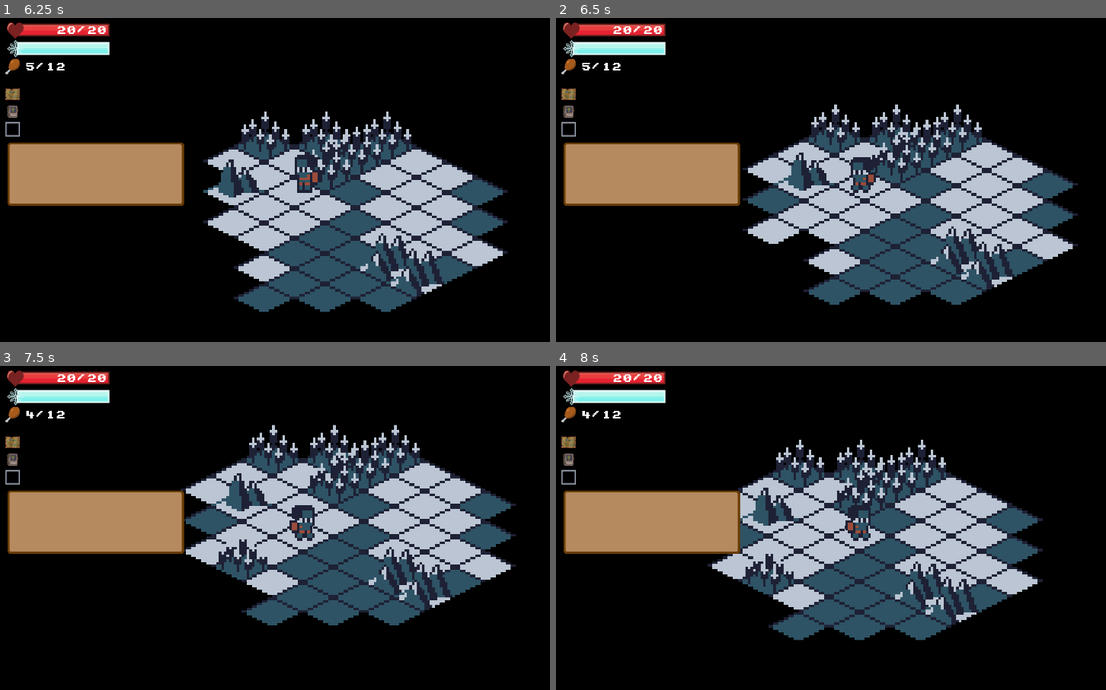
Above: before the commit, frames 1-4 (two rows, left to right).
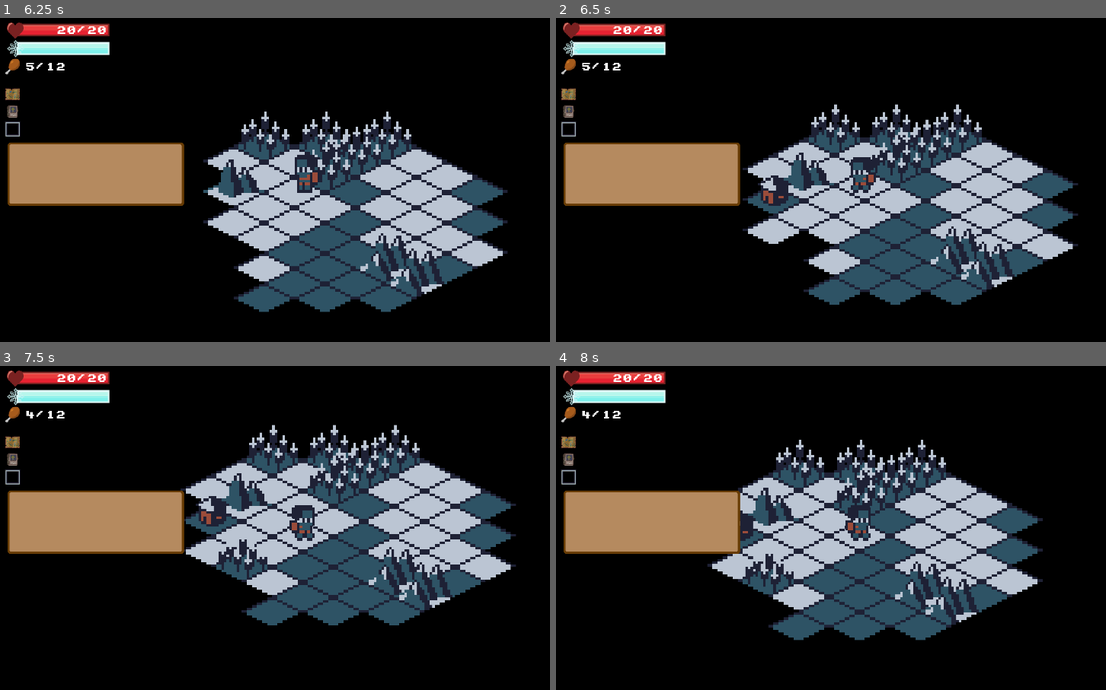
Above: after the commit, the same moments.

Repository: ZeeHatcher/project-forgotten
Game: Godot game, scene res://scenes/main/main.tscn
Two runs of this game, one before a commit and one after it. Both use one fixed random seed, a clock stepped at 60 frames per second and the inputs below. This scene is started directly instead of the project's main scene.
Inputs (mouse positions are in pixels of both pictures, inside the frame that each line leads up to):
- Up to frame 1 (6.25 s): click (11, 92) at 0.5 s; click (11, 111) at 1.25 s; click (11, 128) at 2 s; tap Enter at 2.75, 4.25 s; move the mouse to (275, 254) at 2.77 s; hold Tab (journal) 2.78-3.53 s; hold W (move_up) 2.78-4.28 s; click (275, 254) at 2.92 s; tap Space at 3.5, 5.75 s; move the mouse to (489, 238) at 3.52 s; tap Tab (journal) at 3.6, 5.1 s; move the mouse to (121, 137) at 4.27 s; hold Tab (journal) 4.28-5.03 s; hold A (move_left) 4.28-5.78 s; move the mouse to (335, 186) at 5.02 s; click (335, 186) at 5.17 s; move the mouse to (214, 102) at 5.77 s; hold S (move_down) from 5.78 s (still down); hold Tab (journal) from 5.78 s (still down)
- Up to frame 2 (6.5 s): keep holding S (move_down); keep holding Tab (journal)
- Up to frame 3 (7.5 s): move the mouse to (440, 518) at 6.52 s; release S (move_down) at 6.53 s; release Tab (journal) at 6.53 s; hold D (move_right) 6.53-7.28 s; tap Tab (journal) at 6.6 s; move the mouse to (181, 553) at 7.27 s; hold W (move_up) from 7.28 s (still down); hold Tab (journal) from 7.28 s (still down); click (181, 553) at 7.42 s
- Up to frame 4 (8 s): keep holding W (move_up); keep holding Tab (journal)

Frame 1 is identical in both runs. In frame 2, 0.4% of the frame differs, in the area x 36-43%, y 48-58%; in frame 3, 0.4%; in frame 4, 0.2%.

Commit message:
fix: car_far event bypassable

Diff:
--- a/scenes/main/main.tscn
+++ b/scenes/main/main.tscn
@@ -70,7 +70,7 @@
 collision_layer = 2
 collision_mask = 0
 format = 1
-tile_data = PoolIntArray( -917503, 17, 0, -393209, 18, 0, -9, 24, 0, 524284, 13, 0, 589821, 13, 0, 786425, 19, 0 )
+tile_data = PoolIntArray( -917503, 17, 0, -393209, 18, 0, -9, 24, 0, 524278, 13, 0, 524279, 13, 0, 524280, 13, 0, 524281, 13, 0, 524282, 13, 0, 524283, 13, 0, 524284, 13, 0, 589821, 13, 0, 655357, 13, 0, 655359, 18, 0, 720893, 13, 0, 786425, 19, 0, 786429, 13, 0, 851965, 13, 0, 917501, 13, 0, 983037, 13, 0 )
 script = ExtResource( 6 )
 
 [node name="Player" parent="." instance=ExtResource( 4 )]
